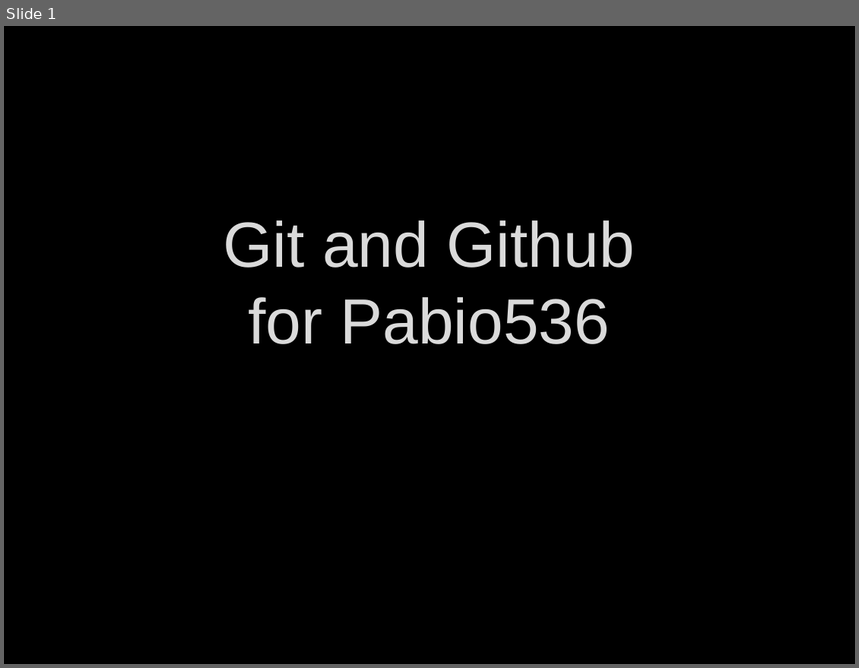
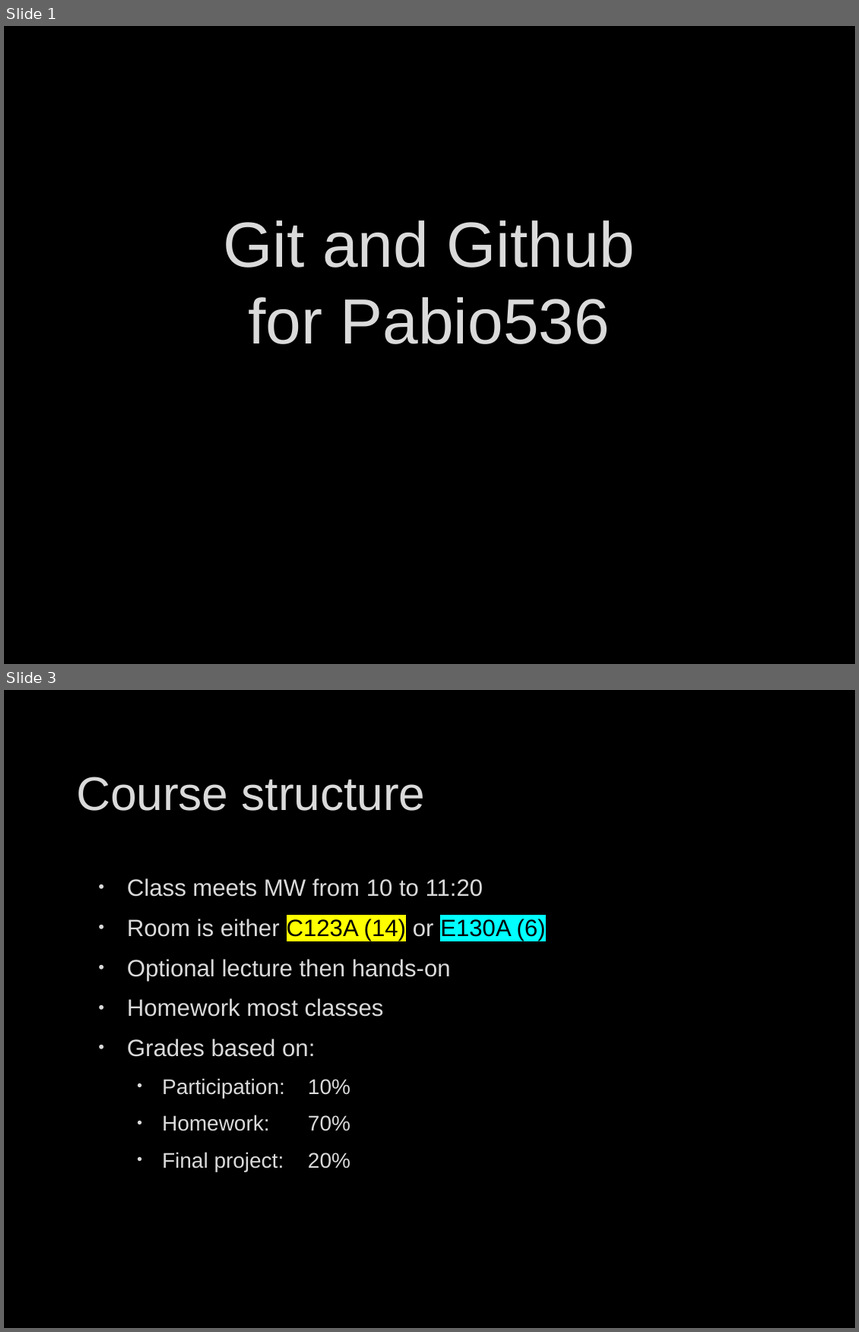
Before and after one commit to fdmast/Pabio536, a slide deck: C1_Introduction/ClassOne.GithubIntro.pptx. Shown one above the other, each under a label of ours: slide 1 before the commit, slides 1 and 3 after it; the slides between them are not shown. The pictures are 859x668 and 859x1332 pixels, drawn with LibreOffice and Linux fonts; fonts in the diff are those of the drawing; background and template pictures are left out. Boxes give left, top, right and bottom in pixels: in the first picture for what was removed or moved away, otherwise in the second. Text is boxed around its words. In the diff, an @@ line names an element or a change of style, - is before the commit and + after.

Commit message:
Complete overhaul of Class 3

```diff
--- a/C1_Introduction/ClassOne.GithubIntro.pptx
+++ b/C1_Introduction/ClassOne.GithubIntro.pptx
@@ slide 3 added at <box>4,690,855,1328</box>, background picture (left out) @@
@@ title added at <box>76,777,426,811</box>, 40 pt, text #DADADA @@
+Course structure
@@ text added at <box>127,878,546,1172</box>, 20 pt, text #DADADA @@
+• Class meets MW from 10 to 11:20
+• Room is either C123A (14) or E130A (6)
+• Optional lecture then hands-on
+• Homework most classes
+• Grades based on:
+  • Participation: 10%
+  • Homework: 70%
+  • Final project: 20%
```
Also in this commit, not shown: 2 slides changed, 9 other slides added, 11 slides removed, 5 other files.
